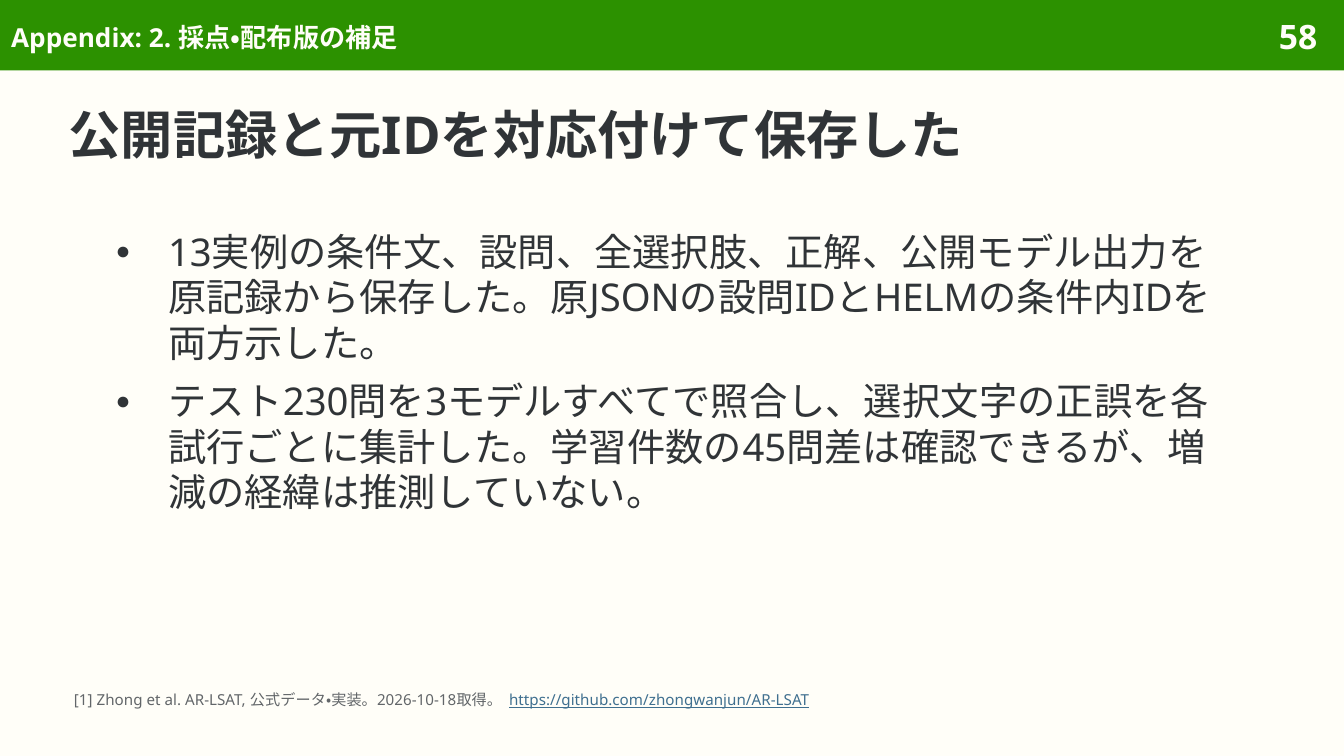
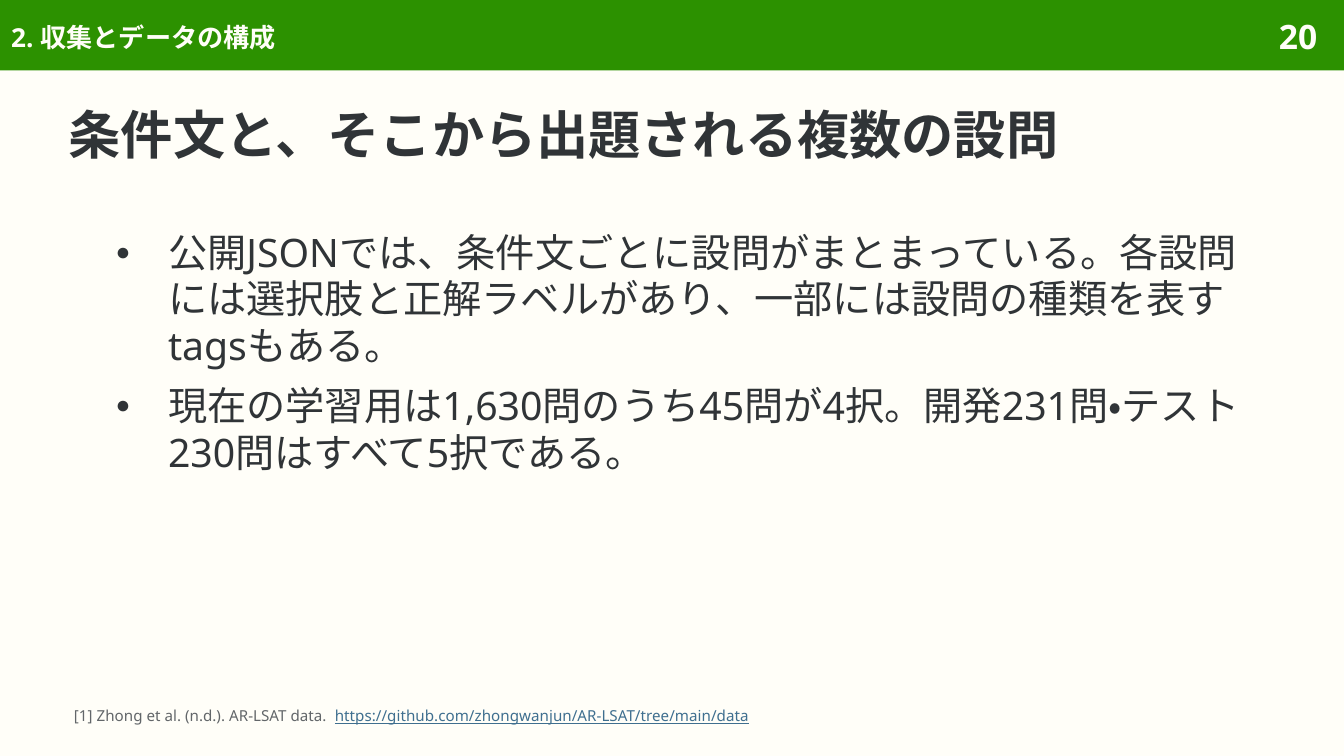
Before and after one commit to sasakiy84/datasets-in-10-minutes, a slide deck: slide 20 of slides/datasets-in-10-minutes-lsat.pptx (slide 58 before the commit). Drawn at 1344x756 pixels with LibreOffice and Linux fonts; fonts in the diff are those of the drawing. Boxes give left, top, right and bottom in pixels: in the first picture for what was removed or moved away, otherwise in the second. Text is boxed around its words. In the diff, an @@ line names an element or a change of style, - is before the commit and + after.

Commit message:
Center AR-LSAT on analytical reasoning and original dataset evaluation

```diff
--- a/slides/datasets-in-10-minutes-lsat.pptx
+++ b/slides/datasets-in-10-minutes-lsat.pptx
@@ title at box(11, 24, 276, 50): text changed @@
-Appendix: 2. 採点・配布版の補足
+2. 収集とデータの構成
@@ page number at box(1279, 24, 1317, 50): text changed @@
-58
+20
@@ title at box(69, 109, 1059, 159): text changed @@
-公開記録と元IDを対応付けて保存した
+条件文と、そこから出題される複数の設問
@@ text at box(168, 234, 1239, 470): text changed; size 20.5 to 21 pt @@
-● 13実例の条件文、設問、全選択肢、正解、公開モデル出力を原記録から保存した。原JSONの設問IDとHELMの条件内IDを両方示した。
-● テスト230問を3モデルすべてで照合し、選択文字の正誤を各試行ごとに集計した。学習件数の45問差は確認できるが、増減の経緯は推測していない。
+● 公開JSONでは、条件文ごとに設問がまとまっている。各設問には選択肢と正解ラベルがあり、一部には設問の種類を表すtagsもある。
+● 現在の学習用は1,630問のうち45問が4択。開発231問・テスト230問はすべて5択である。
@@ text at box(74, 709, 749, 725): text changed; text colour #626669 to #3F6F8F @@
-[1] Zhong et al. AR-LSAT, 公式データ・実装。2026-10-18取得。 https://github.com/zhongwanjun/AR-LSAT
+[1] Zhong et al. (n.d.). AR-LSAT data. https://github.com/zhongwanjun/AR-LSAT/tree/main/data
```
Also in this commit, not shown: 47 other slides changed, 2 slides added, 11 slides removed, 44 other files.
